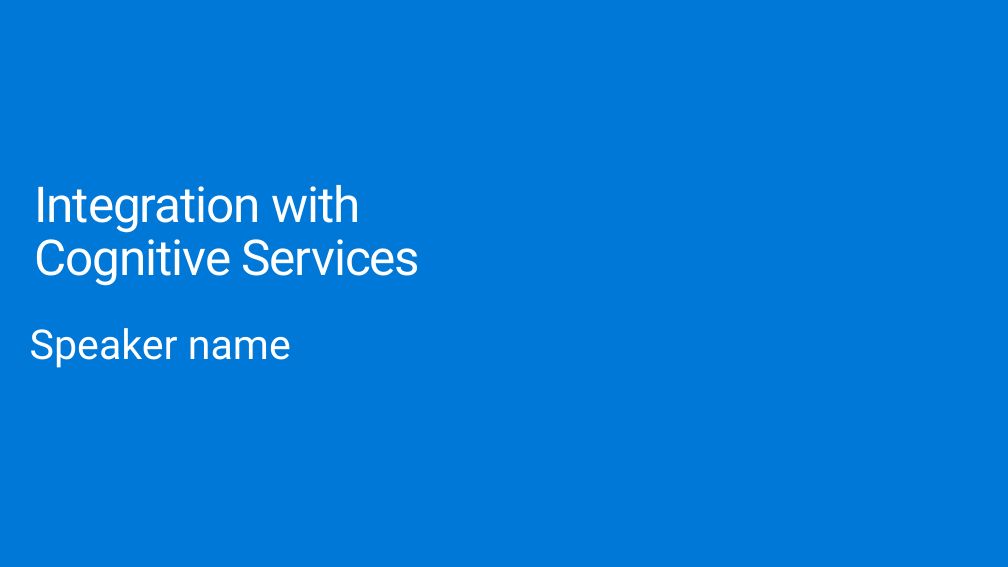
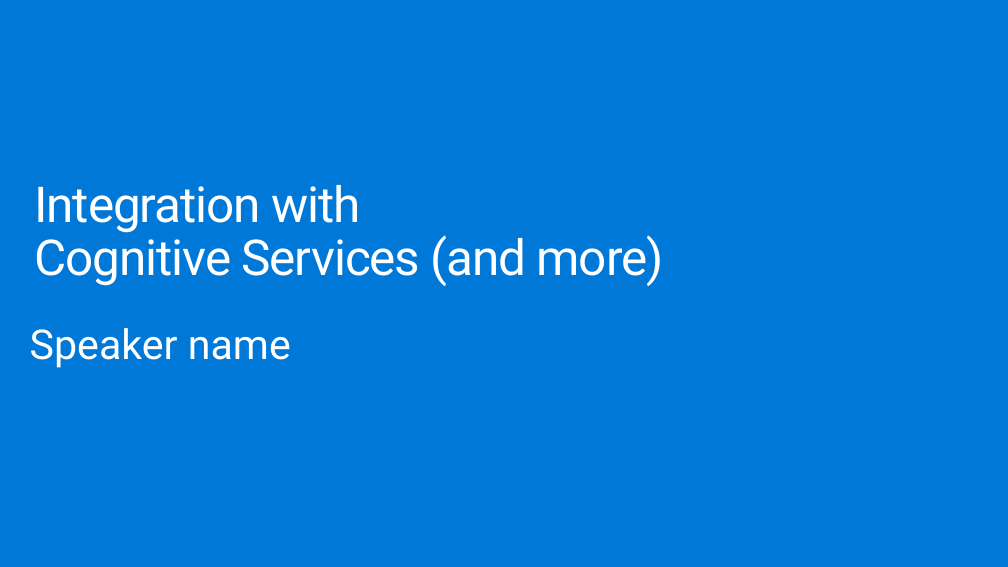
Before and after one commit to joeax/LearnAI-DesigningandArchitectingIntelligentAgents, a slide deck: slide 1 of 05-cognitive_services/resources/slides/IntelligentAgent_05_CognitiveServices_Instructor.pptx. Drawn at 1008x567 pixels with LibreOffice and Linux fonts; fonts in the diff are those of the drawing; background and template pictures are left out. Boxes give left, top, right and bottom in pixels: in the first picture for what was removed or moved away, otherwise in the second. Text is boxed around its words. In the diff, an @@ line names an element or a change of style, - is before the commit and + after.

```diff
--- a/05-cognitive_services/resources/slides/IntelligentAgent_05_CognitiveServices_Instructor.pptx
+++ b/05-cognitive_services/resources/slides/IntelligentAgent_05_CognitiveServices_Instructor.pptx
@@ title at bbox=[34, 185, 664, 286]: text changed @@
-Integration with
-Cognitive Services
+Integration with
+Cognitive Services (and more)
```
Also in this commit, not shown: 7 other slides changed, 3 slides added, 1 slide removed, 4 other files.
